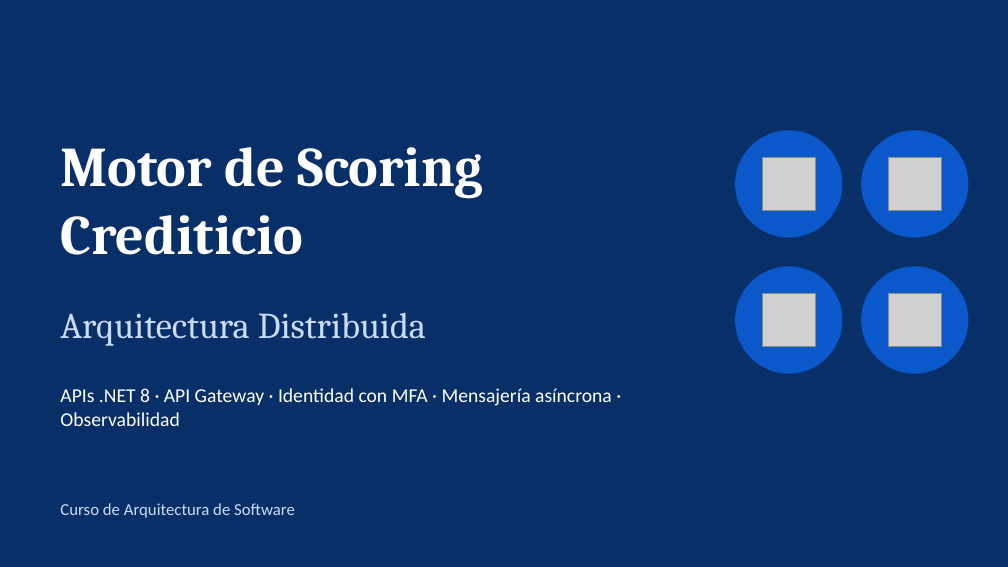
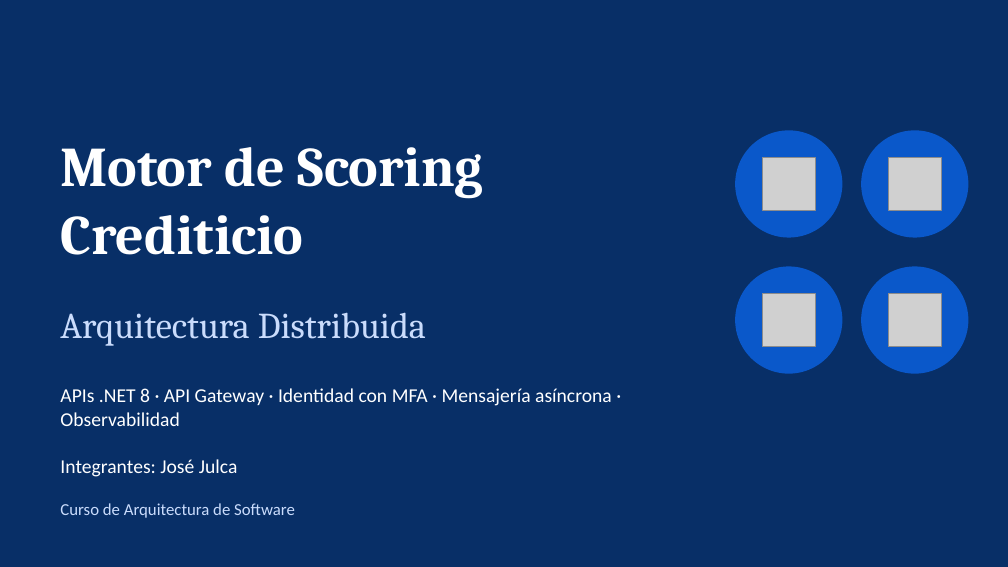
Before and after one commit to JoseJulca/MotorScoring-Net-MFA-Distribuido, a slide deck: slide 1 of Docs/MotorScoring_Arquitectura_Distribuida.pptx. Drawn at 1008x567 pixels with LibreOffice and Linux fonts; fonts in the diff are those of the drawing; grey boxes stand for pictures. Boxes give left, top, right and bottom in pixels: in the first picture for what was removed or moved away, otherwise in the second. Text is boxed around its words. In the diff, an @@ line names an element or a change of style, - is before the commit and + after.

```diff
--- a/Docs/MotorScoring_Arquitectura_Distribuida.pptx
+++ b/Docs/MotorScoring_Arquitectura_Distribuida.pptx
@@ text at (x1=60, y1=459, x2=238, y2=477): paragraph added @@
+Integrantes: José Julca
```
Also in this commit, not shown: 2 other slides changed, 1 other file.
